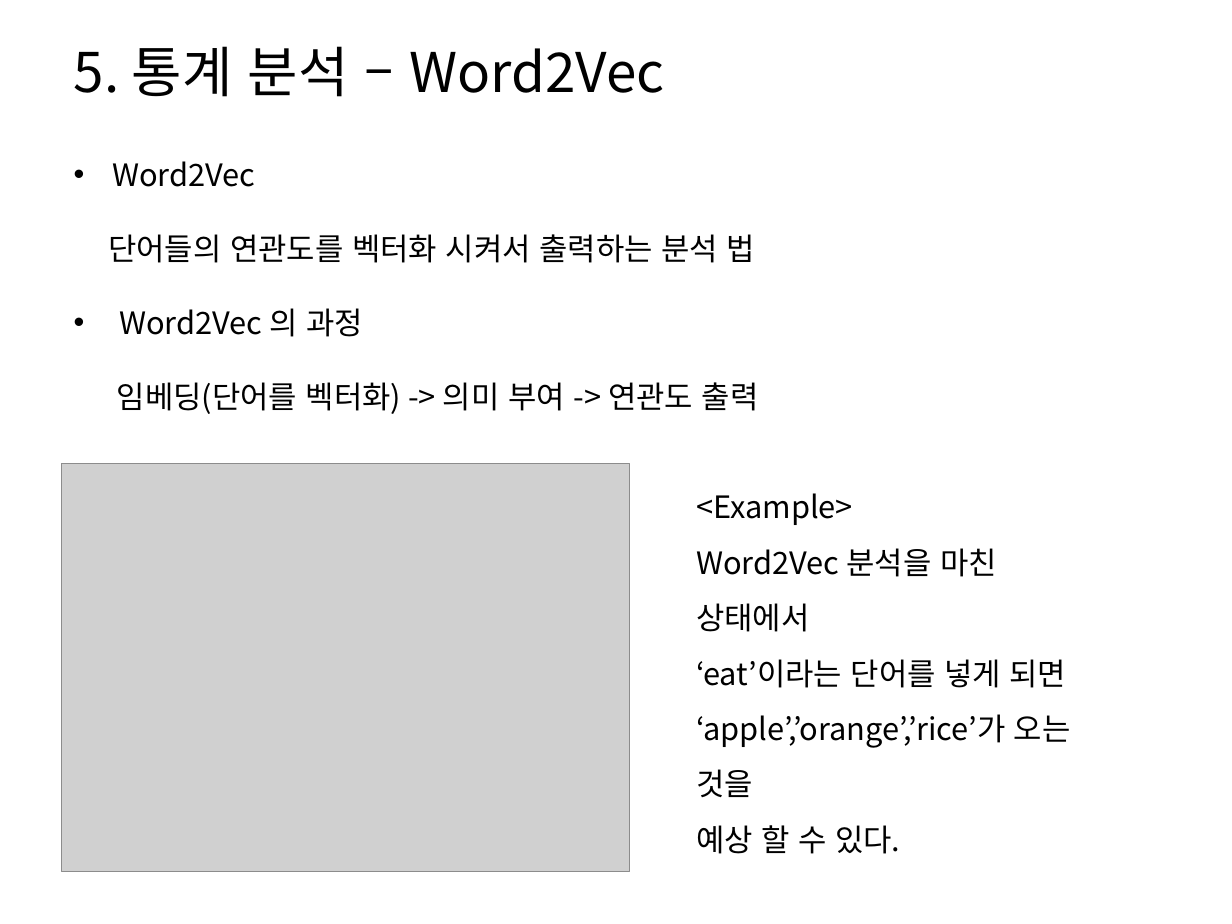
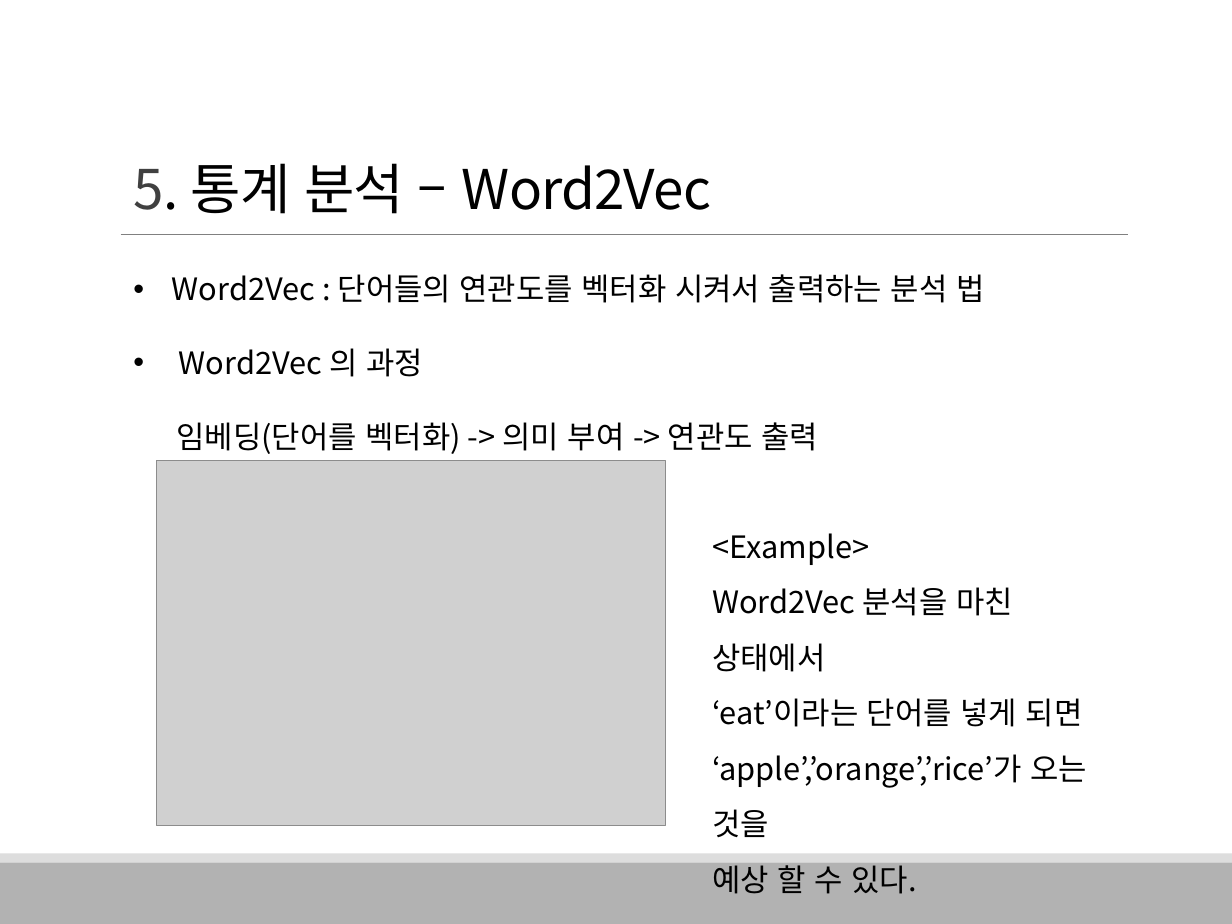
Before and after one commit to HaYongdae/issuewhatshow, a slide deck: slide 20 of doc/최종 PPT.pptx (slide 26 before the commit). Drawn at 1232x924 pixels with LibreOffice and Linux fonts; fonts in the diff are those of the drawing; grey boxes stand for pictures. Boxes give left, top, right and bottom in pixels: in the first picture for what was removed or moved away, otherwise in the second. Text is boxed around its words. In the diff, an @@ line names an element or a change of style, - is before the commit and + after.

```diff
--- a/doc/최종 PPT.pptx
+++ b/doc/최종 PPT.pptx
@@ title "5. 통계 분석 – Word2Vec": place and size @@
-title "5. 통계 분석 – Word2Vec" at [74,46,664,97]
+title "5. 통계 분석 – Word2Vec" at [134,163,711,214]
@@ title "5. 통계 분석 – Word2Vec" at [134,163,711,214]: text colour #000000 to #404040 in "5."; letter spacing 0 to -0.5 pt; line spacing 0.9 to 0.85; vertical alignment middle to bottom @@
@@ text "Word2Vec : 단어들의 연관도를 벡터화 ...": place and size @@
-text "Word2Vec : 단어들의 연관도를 벡터화 ..." at [108,161,759,414]
+text "Word2Vec : 단어들의 연관도를 벡터화 ..." at [172,274,984,454]
@@ line added from (121, 234) to (1127, 234), #808080 0.5 pt @@
@@ text at [172,274,984,303]: text changed @@
-• Word2Vec
-단어들의 연관도를 벡터화 시켜서 출력하는 분석 법
+• Word2Vec : 단어들의 연관도를 벡터화 시켜서 출력하는 분석 법
@@ picture: place and size @@
-picture at [62,463,630,871]
+picture at [156,461,665,827]
@@ text "<Example>": place and size @@
-text "<Example>" at [696,493,1071,854]
+text "<Example>" at [712,533,1087,894]
@@ rectangle added at [0,862,1232,924], fill #B2B2B2 @@
@@ rectangle added at [0,854,1232,862], fill #DDDDDD @@
```
Also in this commit, not shown: 31 other slides changed, 5 slides added, 4 slides removed.
